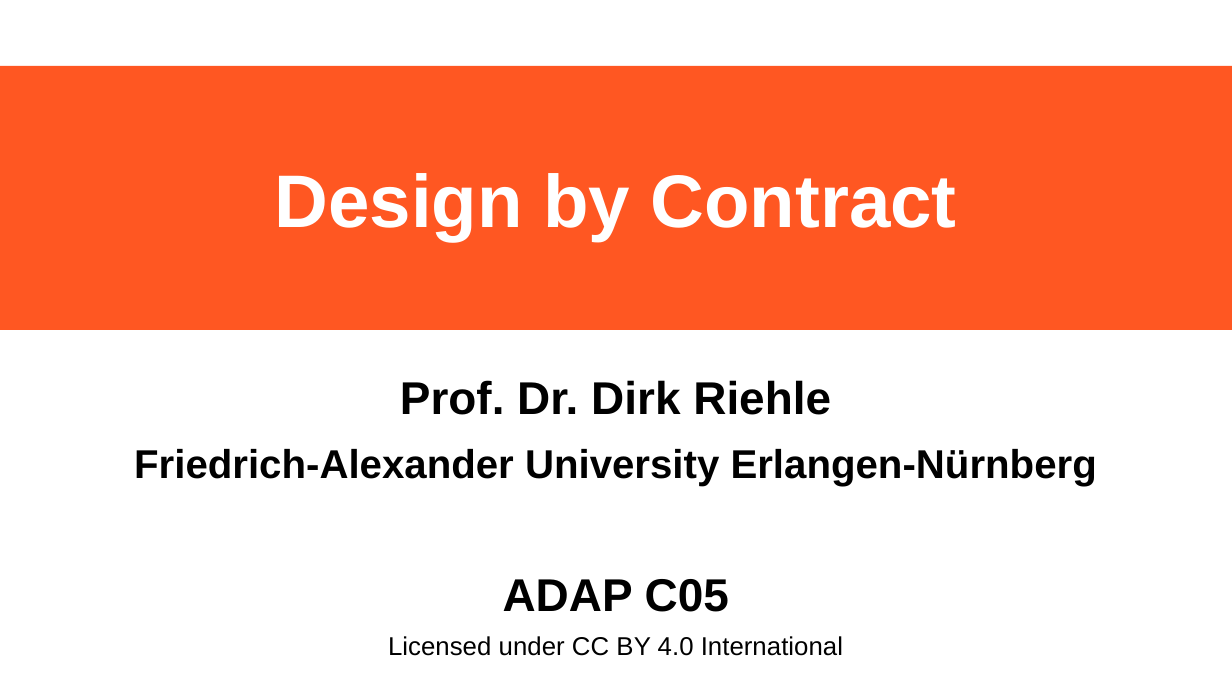
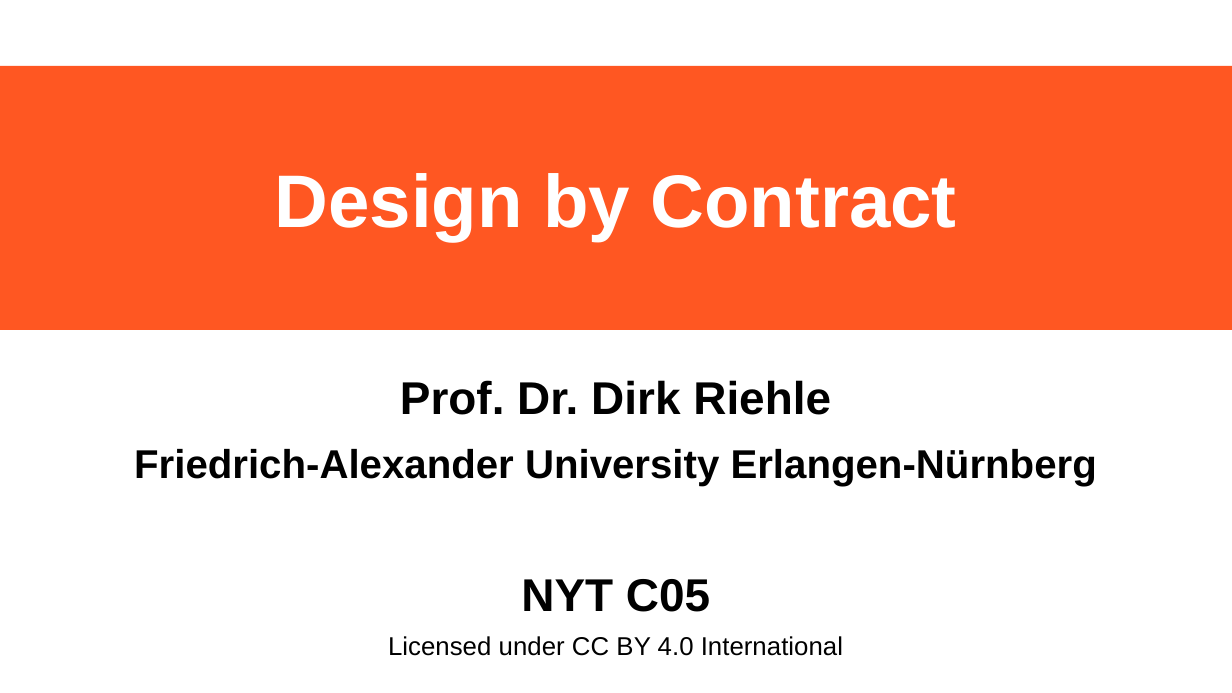
Before and after one commit to dirkriehle/adap-course, a slide deck: slide 1 of Lecture Slides/ADAP C05 - Design by Contract.odp. Drawn at 1232x693 pixels with LibreOffice and Linux fonts; fonts in the diff are those of the drawing. Boxes give left, top, right and bottom in pixels: in the first picture for what was removed or moved away, otherwise in the second. Text is boxed around its words. In the diff, an @@ line names an element or a change of style, - is before the commit and + after.

```diff
--- a/Lecture Slides/ADAP C05 - Design by Contract.odp
+++ b/Lecture Slides/ADAP C05 - Design by Contract.odp
@@ subtitle at box(521, 579, 710, 612): text changed @@
-ADAP C05
+NYT C05
```
Also in this commit, not shown: 33 other slides changed, 1 other file.
